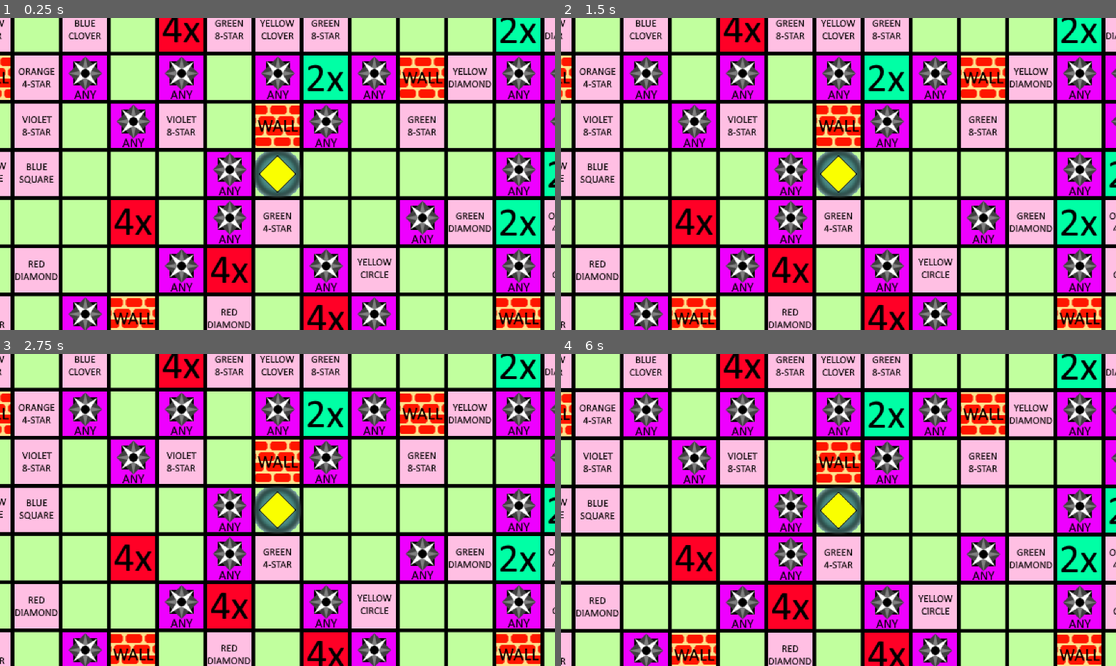
Above: before the commit, frames 1-4 (two rows, left to right).
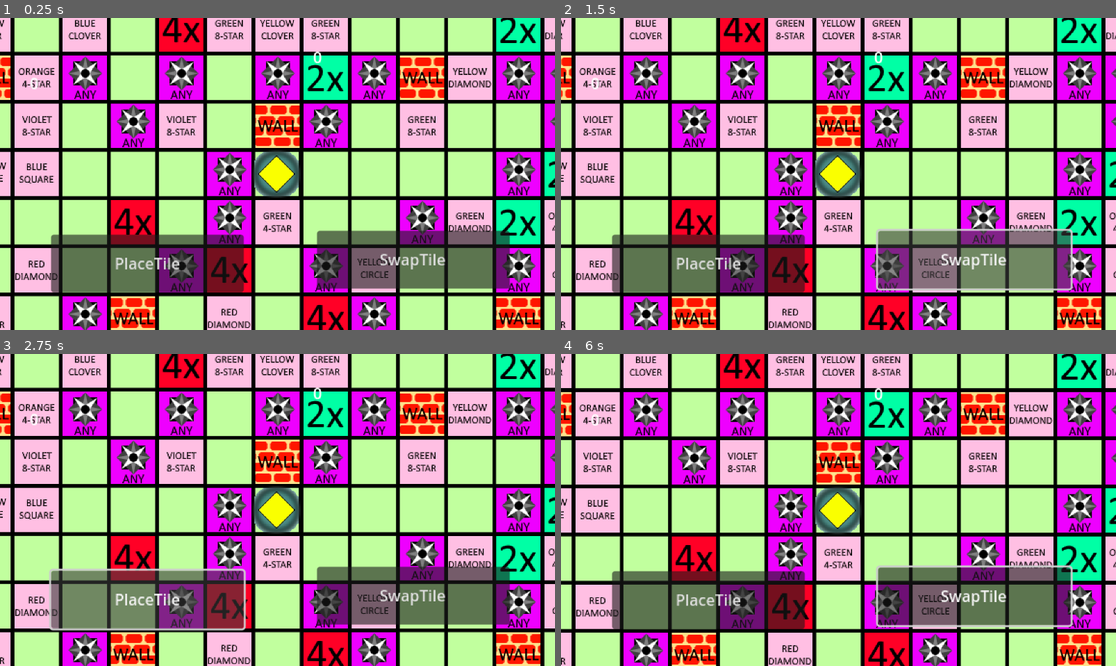
Above: after the commit, the same moments.

Repository: KarthikPreVin/AI-Project
Game: Godot game, scene res://scenes/game.tscn
Two runs of this game, one before a commit and one after it. Both use one fixed random seed, a clock stepped at 60 frames per second and the inputs below.
Inputs (mouse positions are in pixels of both pictures, inside the frame that each line leads up to):
- Up to frame 1 (0.25 s): no input
- Up to frame 2 (1.5 s): click (710, 264) at 0.5 s, where only the run after the commit has a clickable "PlaceTile"; click (971, 258) at 1.25 s, where only the run after the commit has a clickable "SwapTile"
- Up to frame 3 (2.75 s): click (149, 600) at 2 s, where only the run after the commit has a clickable "PlaceTile"
- Up to frame 4 (6 s): click (971, 594) at 2.75 s, where only the run after the commit has a clickable "SwapTile"; click (710, 600) at 3.5 s, where only the run after the commit has a clickable "PlaceTile"; click (971, 594) at 4.25 s, where only the run after the commit has a clickable "SwapTile"; tap Enter at 5 s; move the mouse to (960, 494) at 5.02 s; click (960, 494) at 5.17 s; tap Space at 5.75 s; drag from (727, 525) to (810, 572) at 5.77 s

The runs differ from the first frame. In frame 1, 11% of the frame differs, in the area x 5-92%, y 10-88%; in frame 2, 12%; in frame 3, 12%, in the area x 5-92%, y 10-89%; in frame 4, 12%.

Commit message:
added labels and buttons

Diff:
--- a/project.godot
+++ b/project.godot
@@ -12,7 +12,7 @@
 
 config/name="QGame"
 run/main_scene="uid://dqr56123s65vf"
-config/features=PackedStringArray("4.4", "GL Compatibility")
+config/features=PackedStringArray("4.5", "GL Compatibility")
 config/icon="res://icon.svg"
 
 [input_devices]
--- a/scenes/game.tscn
+++ b/scenes/game.tscn
@@ -6,21 +6,54 @@
 [node name="Game" type="Node2D"]
 script = ExtResource("1_lnu2h")
 
+[node name="Cells" type="Node2D" parent="."]
+
+[node name="Tiles" type="Node2D" parent="."]
+position = Vector2(-1, 0)
+
+[node name="UI" type="Node2D" parent="."]
+
+[node name="PlaceTileButton" type="Button" parent="UI"]
+custom_minimum_size = Vector2(200, 60)
+offset_left = 1015.0
+offset_top = 1313.0
+offset_right = 1215.0
+offset_bottom = 1373.0
+text = "PlaceTile"
+
+[node name="SwapTileButton" type="Button" parent="UI"]
+custom_minimum_size = Vector2(200, 60)
+offset_left = 1291.0
+offset_top = 1309.0
+offset_right = 1491.0
+offset_bottom = 1369.0
+text = "SwapTile
+"
+
+[node name="AI Score" type="Label" parent="UI"]
+custom_minimum_size = Vector2(200, 60)
+offset_left = 993.0
+offset_top = 1144.0
+offset_right = 1193.0
+offset_bottom = 1204.0
+text = "0"
+
+[node name="Player Score" type="Label" parent="UI"]
+custom_minimum_size = Vector2(200, 60)
+offset_left = 1287.0
+offset_top = 1117.0
+offset_right = 1487.0
+offset_bottom = 1200.0
+text = "0"
+
 [node name="Viewport" type="Camera2D" parent="."]
 position = Vector2(1250, 1250)
 zoom = Vector2(2, 2)
-limit_left = -50
-limit_top = -50
-limit_right = 2500
-limit_bottom = 2500
+limit_left = 385
+limit_top = 157
+limit_right = 2451
+limit_bottom = 2715
 limit_smoothed = true
 drag_horizontal_enabled = true
 drag_vertical_enabled = true
 script = ExtResource("2_yqjtg")
-
-[node name="UI" type="Node2D" parent="Viewport"]
-position = Vector2(-1250, -1250)
-
-[node name="Cells" type="Node2D" parent="."]
-
-[node name="Tiles" type="Node2D" parent="."]
Not shown, changed: assets/cells.png.import
Not shown, changed: assets/tiles.png.import
Not shown, changed: icon.svg.import
